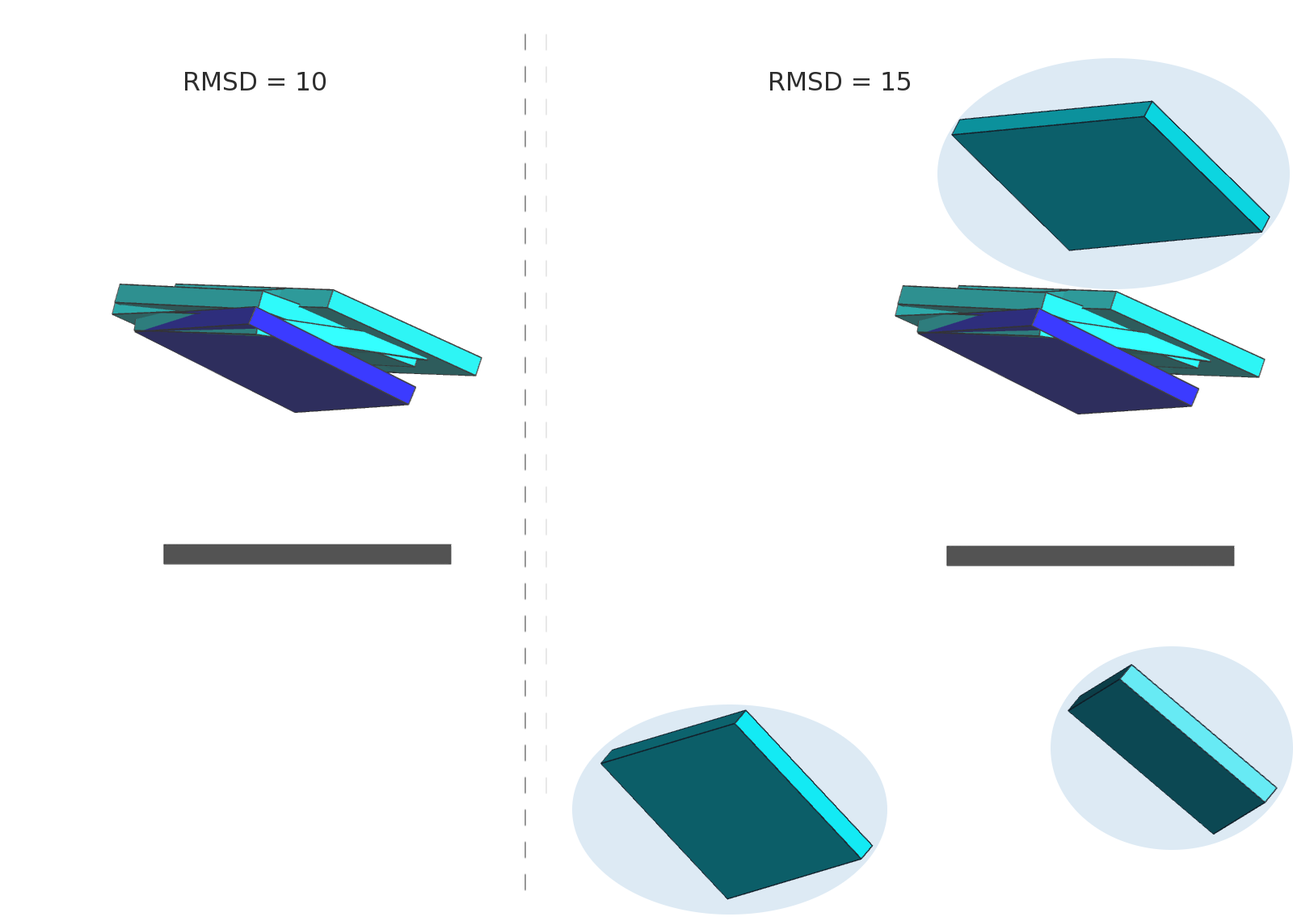
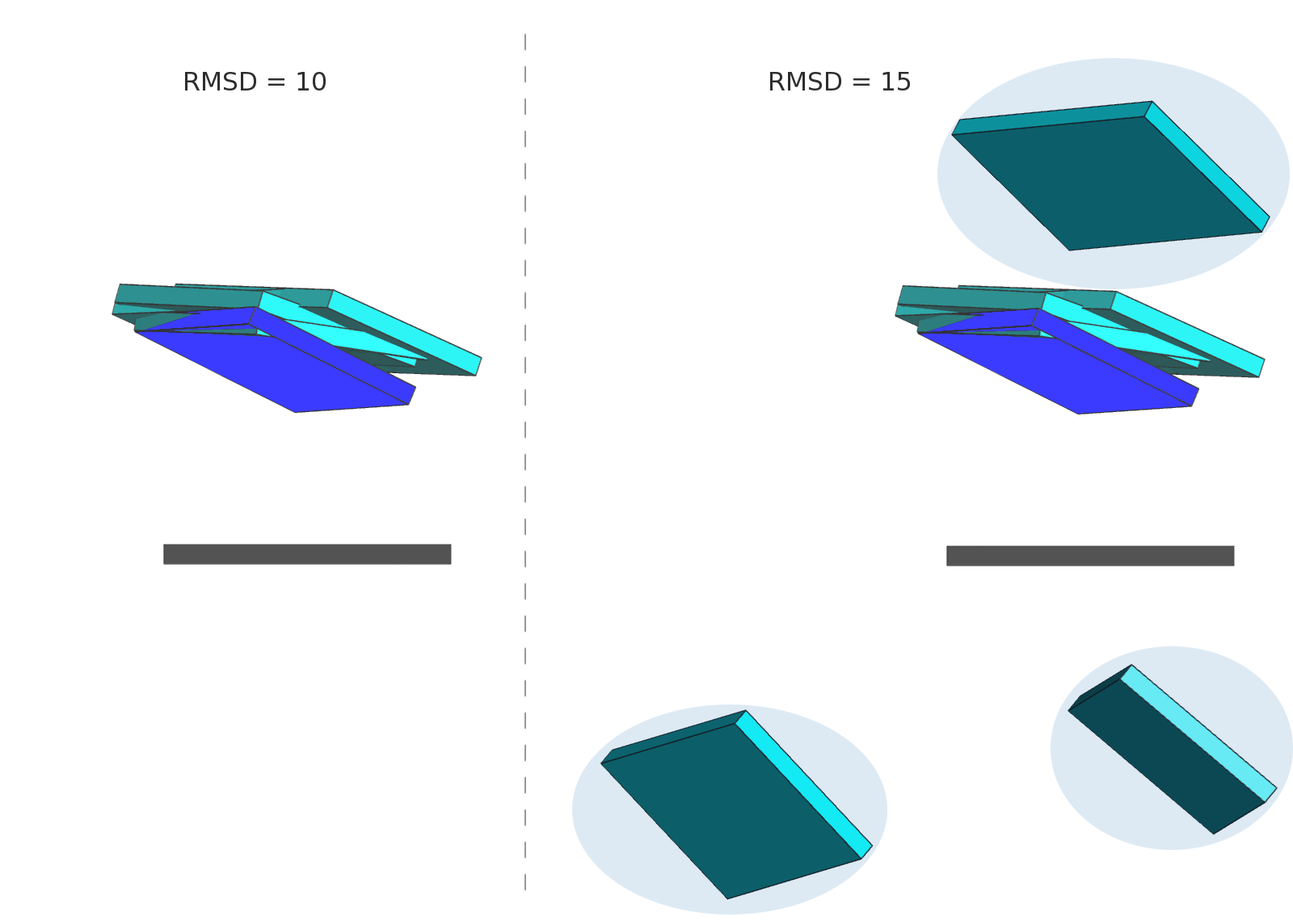
Two versions of the same layered image (w=1293, h=921). Layer-by-layer changes:
painted on "Background copy" over [left=545, top=33, right=548, bottom=795]
painted on "Pasted Layer copy" over [left=137, top=307, right=406, bottom=413]
painted on "Pasted Layer" over [left=920, top=309, right=1189, bottom=414]
